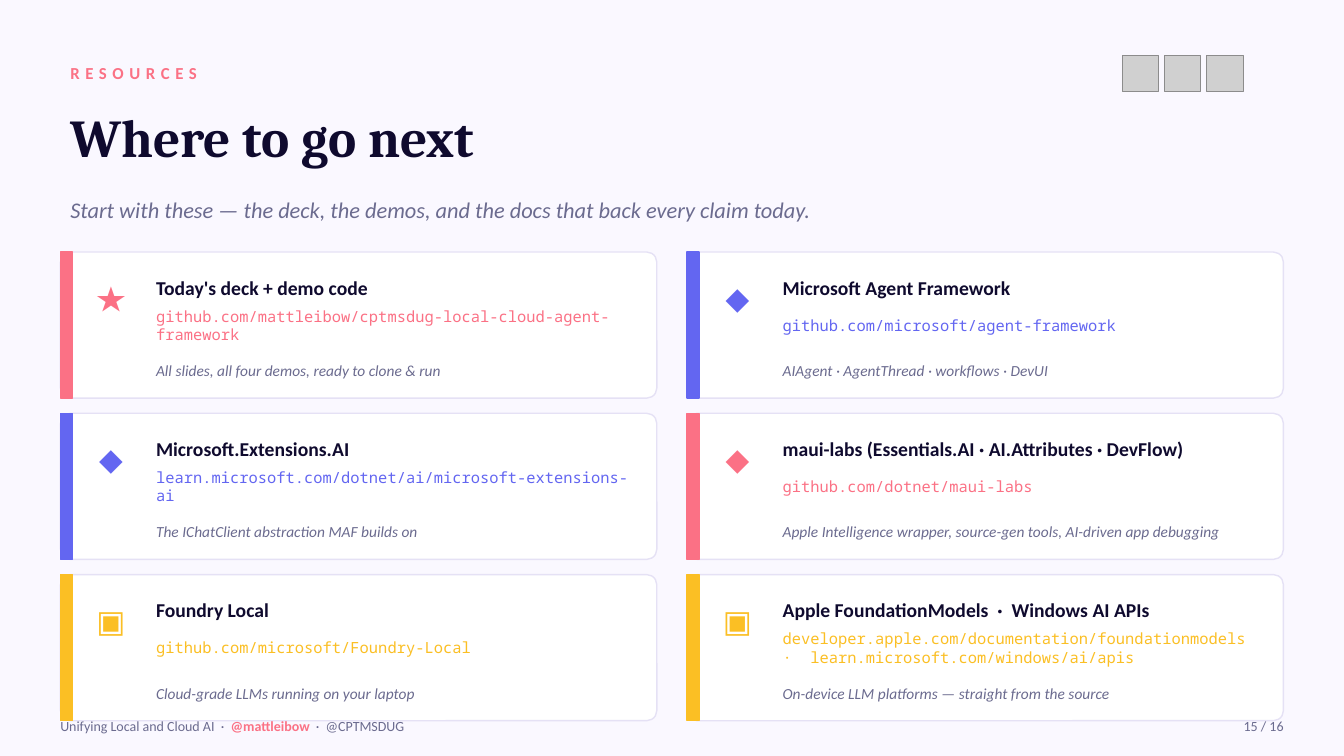
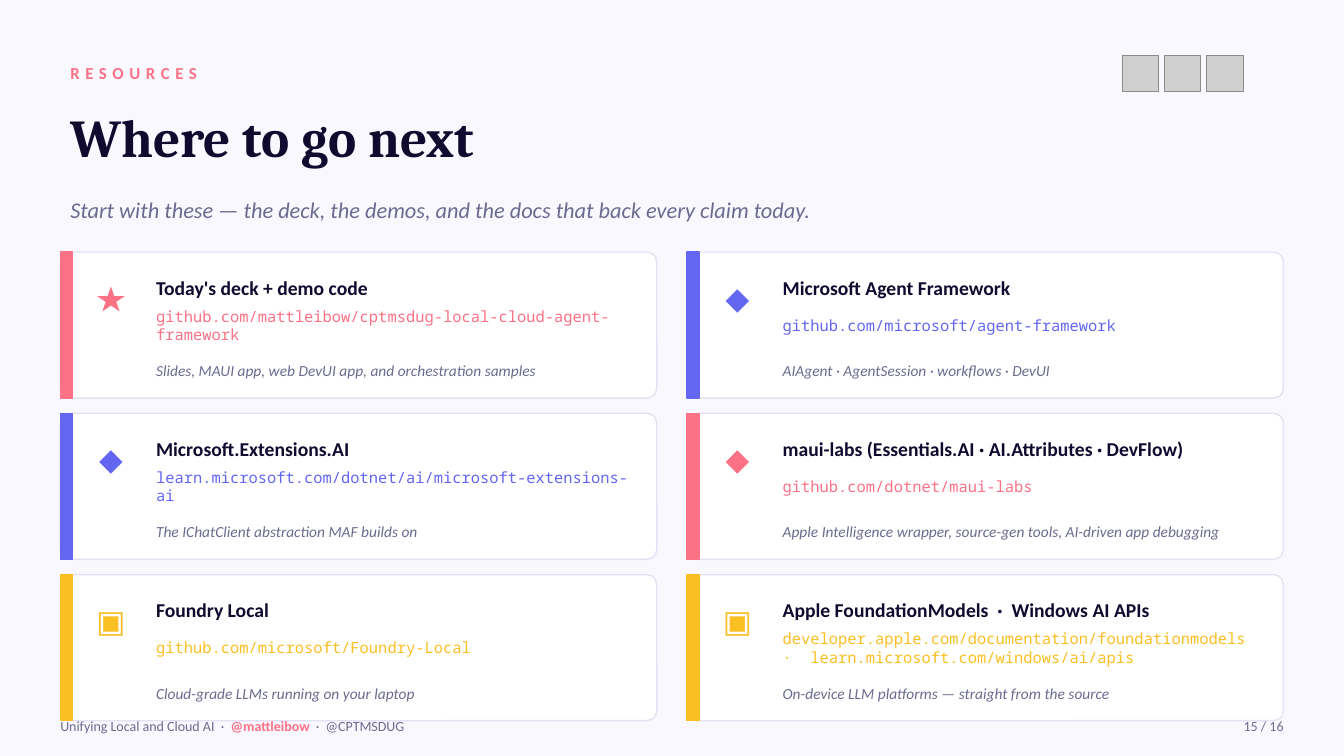
Before and after one commit to mattleibow/cptmsdug-local-cloud-agent-framework, a slide deck: slide 15 of slides/Unifying-Local-Cloud-AI.pptx. Drawn at 1344x756 pixels with LibreOffice and Linux fonts; fonts in the diff are those of the drawing; grey boxes stand for pictures. Boxes give left, top, right and bottom in pixels: in the first picture for what was removed or moved away, otherwise in the second. Text is boxed around its words. In the diff, an @@ line names an element or a change of style, - is before the commit and + after.

```diff
--- a/slides/Unifying-Local-Cloud-AI.pptx
+++ b/slides/Unifying-Local-Cloud-AI.pptx
@@ text at [156, 365, 536, 379]: text changed @@
-All slides, all four demos, ready to clone & run
+Slides, MAUI app, web DevUI app, and orchestration samples
@@ text at [783, 365, 1049, 379]: text changed @@
-AIAgent · AgentThread · workflows · DevUI
+AIAgent · AgentSession · workflows · DevUI
```
Also in this commit, not shown: 6 other slides changed, 1 other file.
